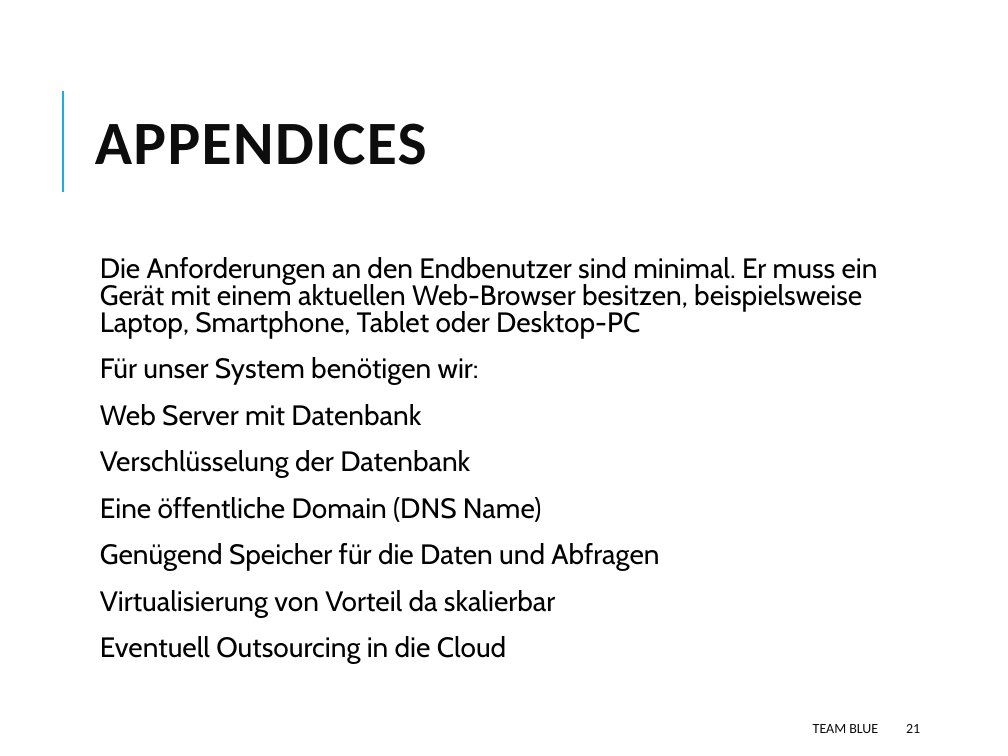
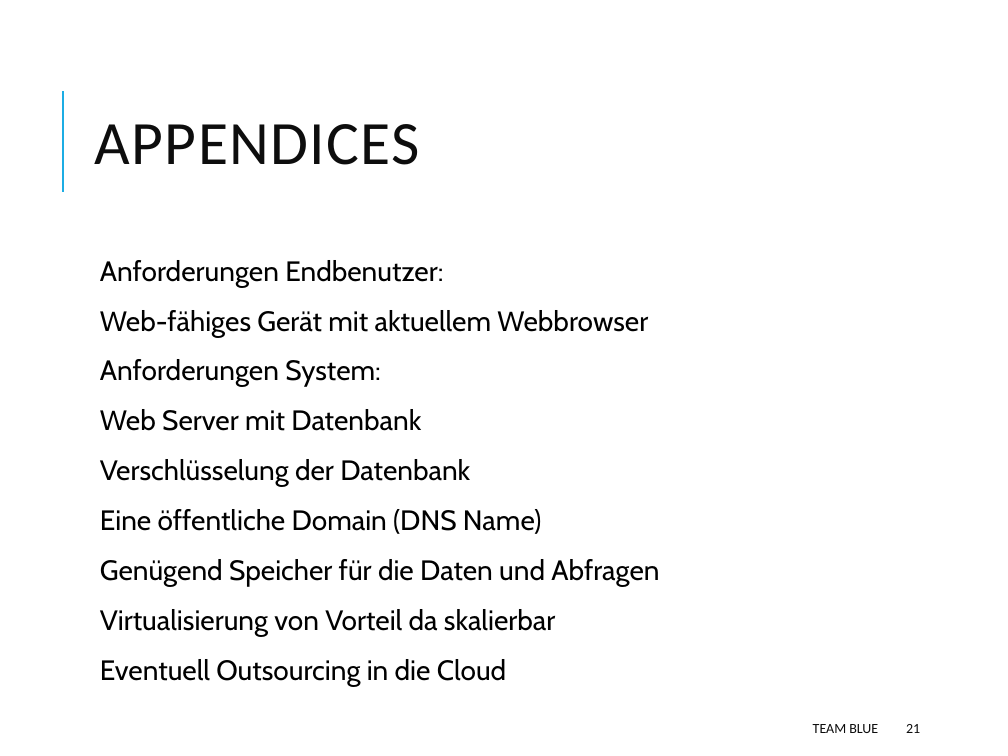
Before and after one commit to Hyferion/ch.bfh.bti7081.s2018.blue, a slide deck: slide 21 of Docs/task02/Task 2.pptx. Drawn at 1008x756 pixels with LibreOffice and Linux fonts; fonts in the diff are those of the drawing. Boxes give left, top, right and bottom in pixels: in the first picture for what was removed or moved away, otherwise in the second. Text is boxed around its words. In the diff, an @@ line names an element or a change of style, - is before the commit and + after.

Commit message:
ppt

```diff
--- a/Docs/task02/Task 2.pptx
+++ b/Docs/task02/Task 2.pptx
@@ title "APPENDICES" at (x1=95, y1=124, x2=420, y2=165): bold off @@
@@ text at (x1=100, y1=260, x2=648, y2=387): text changed @@
-  Die Anforderungen an den Endbenutzer sind minimal. Er muss ein Gerät mit einem aktuellen Web-Browser besitzen, beispielsweise Laptop, Smartphone, Tablet oder Desktop-PC
-  Für unser System benötigen wir:
+  Anforderungen Endbenutzer:
+  Web-fähiges Gerät mit aktuellem Webbrowser
+  Anforderungen System:
@@ text at (x1=100, y1=409, x2=659, y2=686): line spacing 0.8 to 0.9 @@
```
Also in this commit, not shown: 5 other slides changed.
